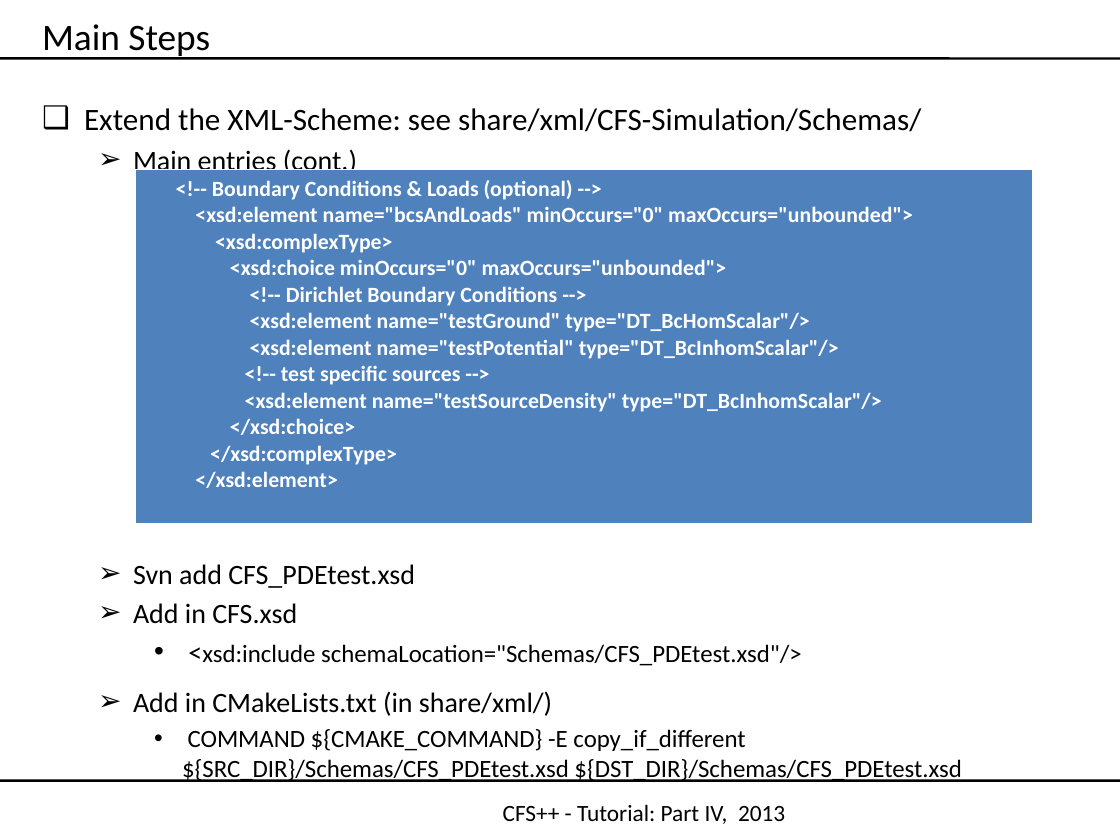
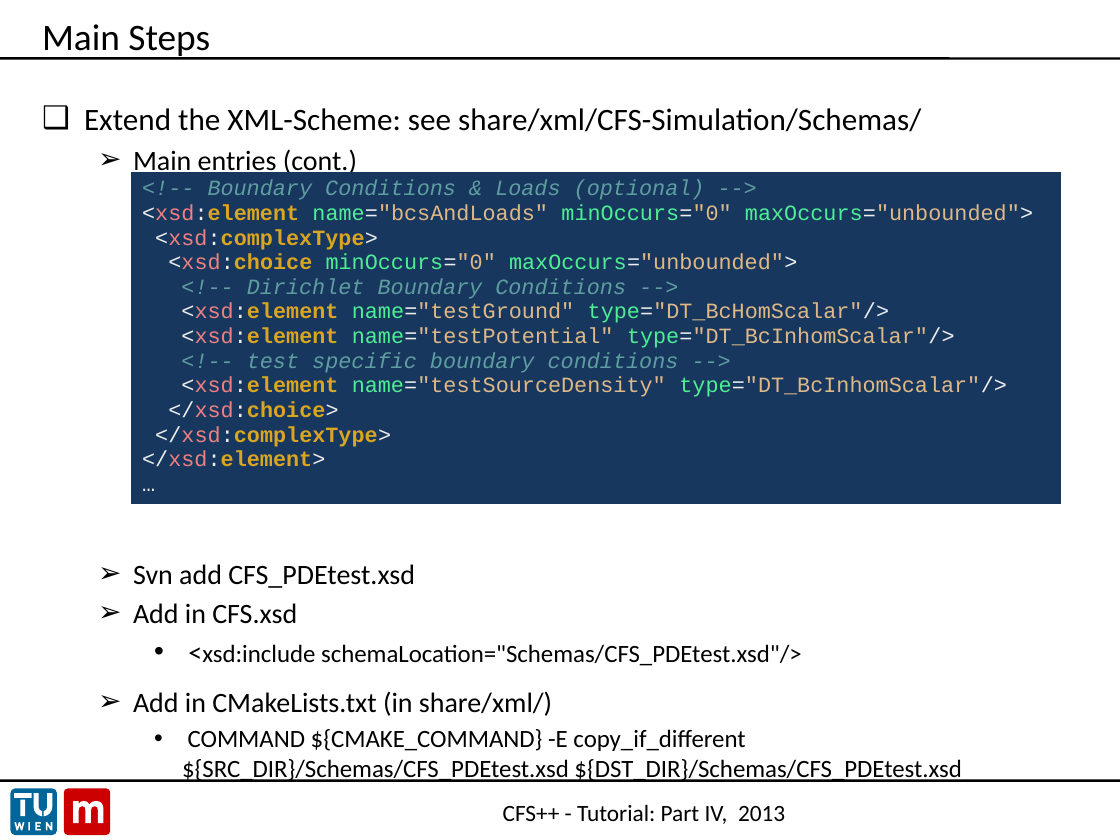
Before and after one commit to openCFS/cfs, a slide deck: slide 21 of share/doc/tutorial/CFS++_NewPDE.pptx. Drawn at 1120x840 pixels with LibreOffice and Linux fonts; fonts in the diff are those of the drawing; background and template pictures are left out. Boxes give left, top, right and bottom in pixels: in the first picture for what was removed or moved away, otherwise in the second. Text is boxed around its words. In the diff, an @@ line names an element or a change of style, - is before the commit and + after.

```diff
--- a/share/doc/tutorial/CFS++_NewPDE.pptx
+++ b/share/doc/tutorial/CFS++_NewPDE.pptx
@@ table at bbox=[131, 172, 1062, 523] @@
@@ row 1, column 1: "<!-- Boundary Conditions & Loads (optional) --> / <xsd:element name="bcsAndLoads" minOccurs="0" maxOccurs="unbounded"> / <xsd:complexType> / <xsd:choice minOccurs="0" maxOccurs="unbounded"> / <!-- Dirichlet Boundary Conditions --> / <xsd:element name="testGround" type="DT_BcHomScalar"/> / <xsd:element name="testPotential" type="DT_BcInhomScalar"/> / <!-- test specific sources --> / <xsd:element name="testSourceDensity" type="DT_BcInhomScalar"/> / </xsd:choice> / </xsd:complexType> / </xsd:element>" to "<!-- Boundary Conditions & Loads (optional) --> / <xsd:element name="bcsAndLoads" minOccurs="0" maxOccurs="unbounded"> / <xsd:complexType> / <xsd:choice minOccurs="0" maxOccurs="unbounded"> / <!-- Dirichlet Boundary Conditions --> / <xsd:element name="testGround" type="DT_BcHomScalar"/> / <xsd:element name="testPotential" type="DT_BcInhomScalar"/> / <!-- test specific boundary conditions --> / <xsd:element name="testSourceDensity" type="DT_BcInhomScalar"/> / </xsd:choice> / </xsd:complexType> / </xsd:element> / …" @@
@@ fill #4F81BD to #17375E in row 1, column 1 @@
@@ borders changed @@
@@ table: place and size @@
-table at bbox=[136, 170, 1034, 521]
+table at bbox=[131, 172, 1062, 523]
@@ group added at bbox=[10, 788, 110, 836]: 12 freeform shapes @@
```
Also in this commit, not shown: 23 other slides changed, 1 slide added, 9 other files.
